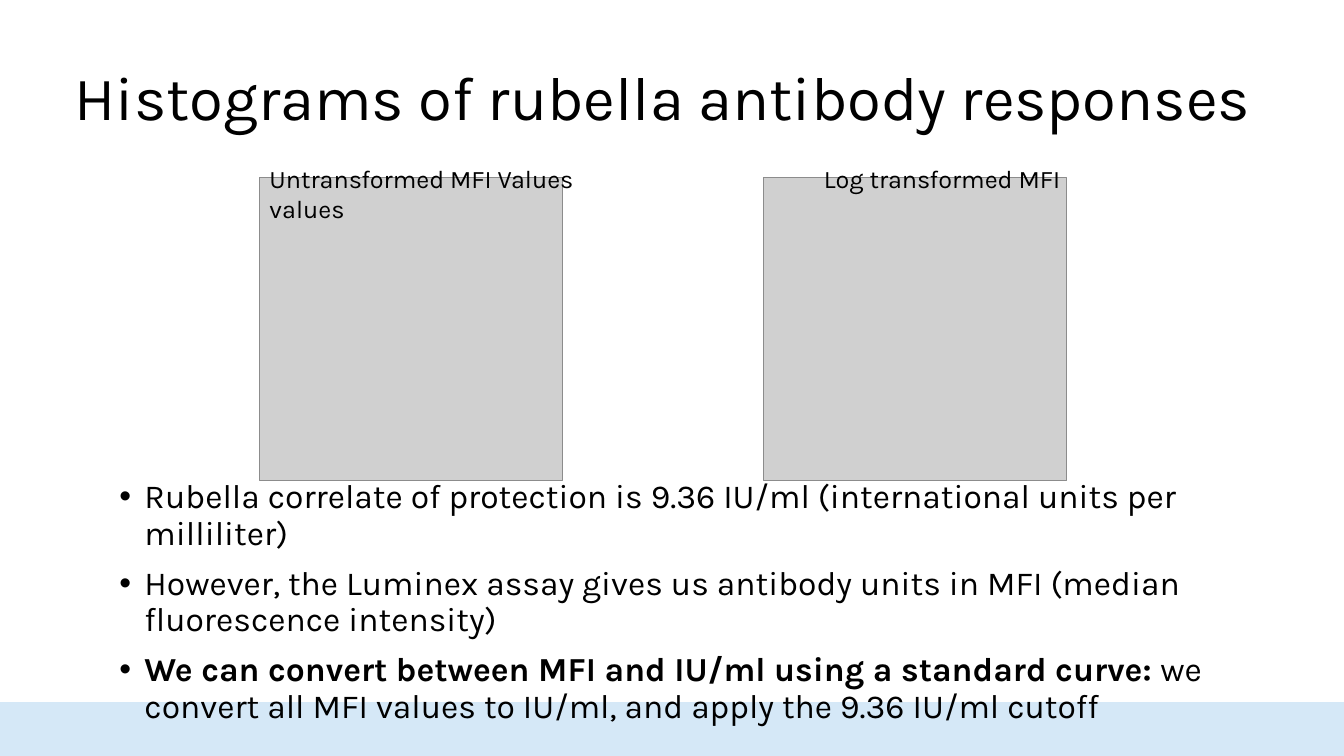
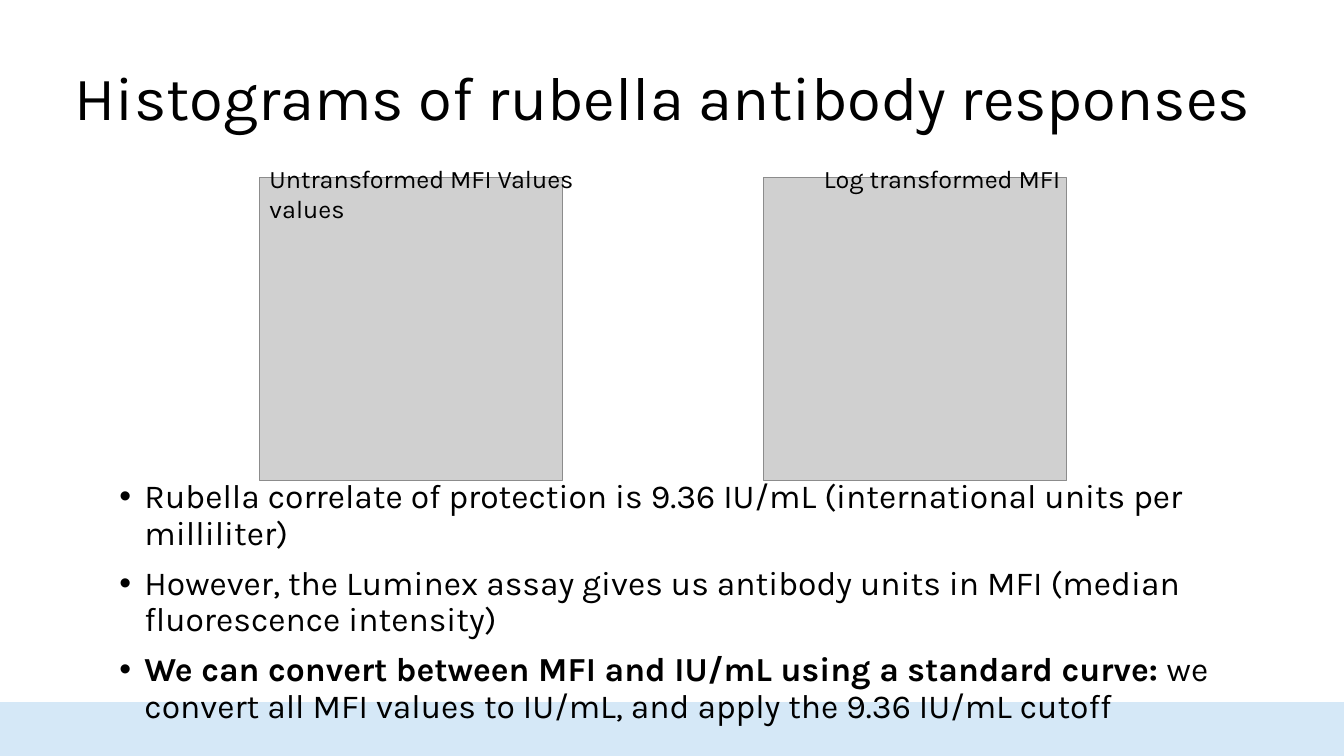
Before and after one commit to HopkinsIDD/seroanalytics_workshop, a slide deck: slide 10 of Part 4/Lecture 4.pptx. Drawn at 1344x756 pixels with LibreOffice and Linux fonts; fonts in the diff are those of the drawing; grey boxes stand for pictures; background and template pictures are left out. Boxes give left, top, right and bottom in pixels: in the first picture for what was removed or moved away, otherwise in the second. Text is boxed around its words. In the diff, an @@ line names an element or a change of style, - is before the commit and + after.

```diff
--- a/Part 4/Lecture 4.pptx
+++ b/Part 4/Lecture 4.pptx
@@ text at (144,478,1182,549): text changed @@
-• Rubella correlate of protection is 9.36 IU/ml (international units per milliliter)
+• Rubella correlate of protection is 9.36 IU/mL (international units per milliliter)
@@ text at (144,656,1209,727): text changed @@
-• We can convert between MFI and IU/ml using a standard curve: we convert all MFI values to IU/ml, and apply the 9.36 IU/ml cutoff
+• We can convert between MFI and IU/mL using a standard curve: we convert all MFI values to IU/mL, and apply the 9.36 IU/mL cutoff
```
Also in this commit, not shown: 9 other slides changed, 9 slides removed, 3 other files.
